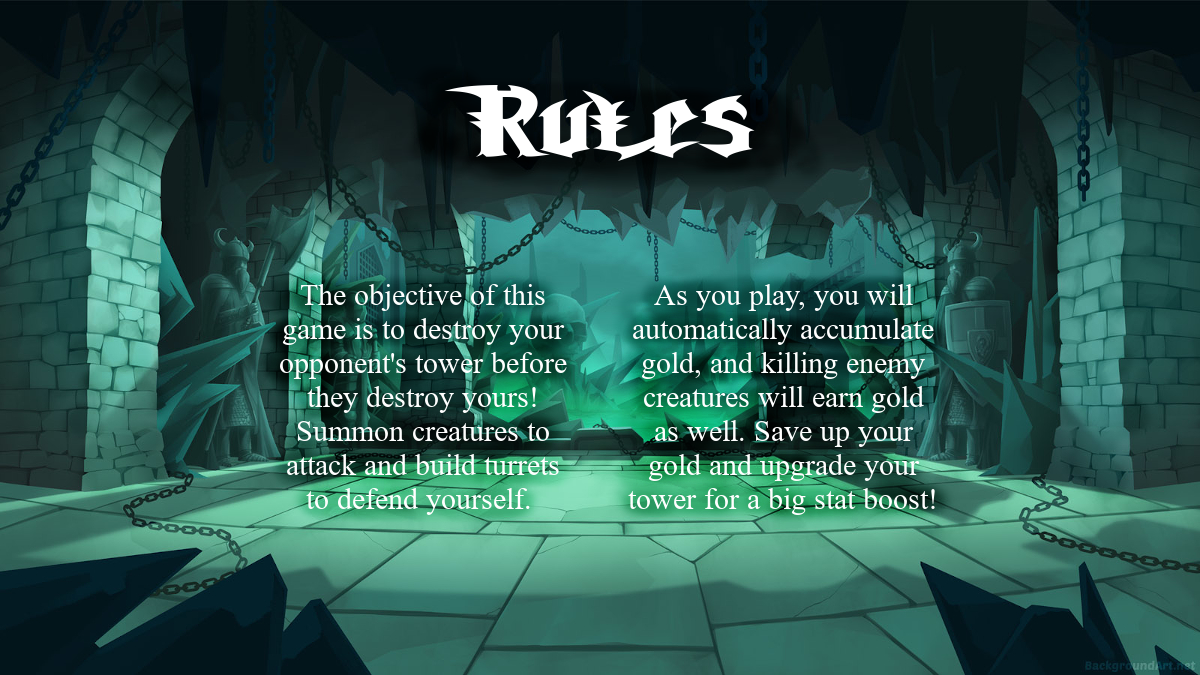
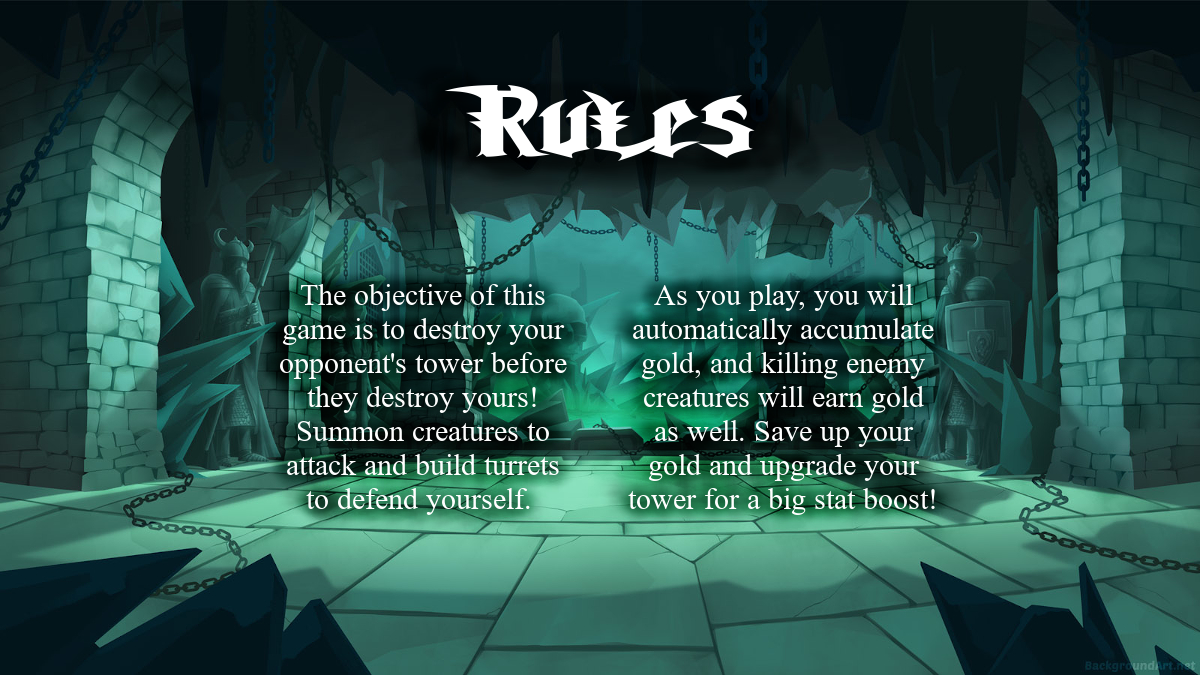
Two versions of the same layered image (1200x675). Layer-by-layer changes:
painted on "Rules.jpg" over left=231, top=264, right=967, bottom=531
